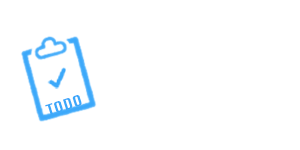
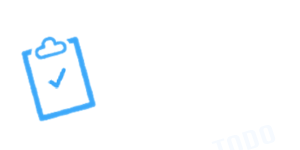
Layer changes from the first 300 × 150 image to the second:
showed "TODO copy" over [212, 125, 275, 150]
hid "TODO" over [45, 95, 82, 115]
